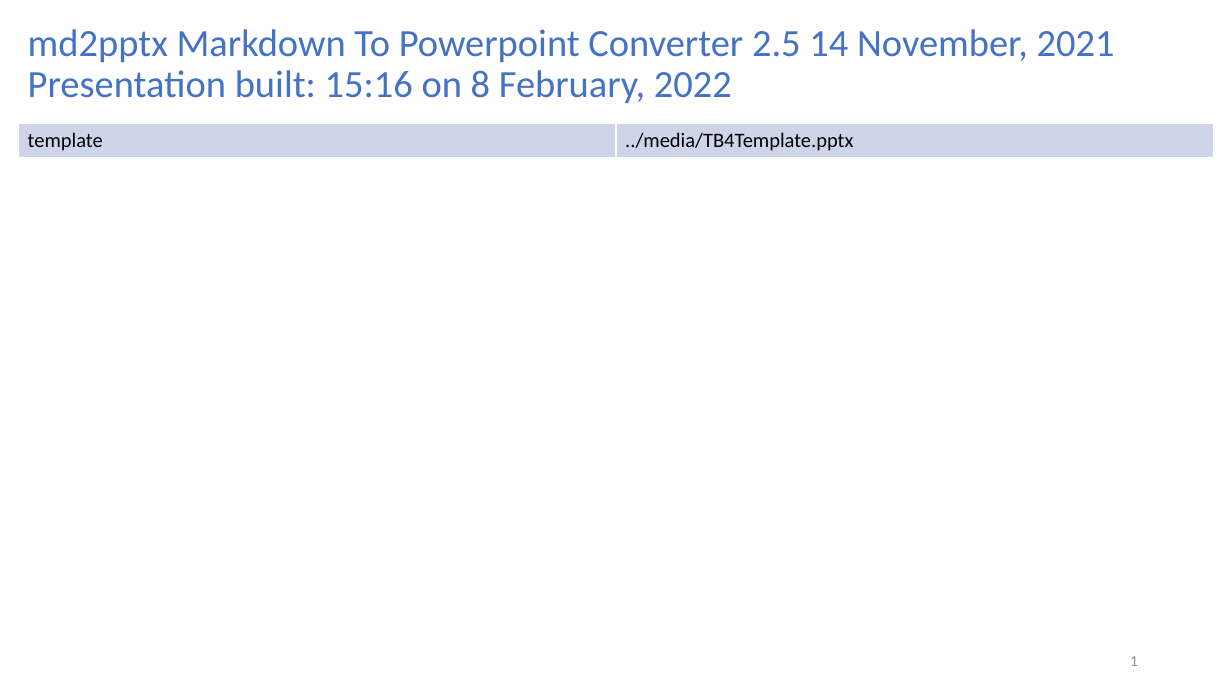
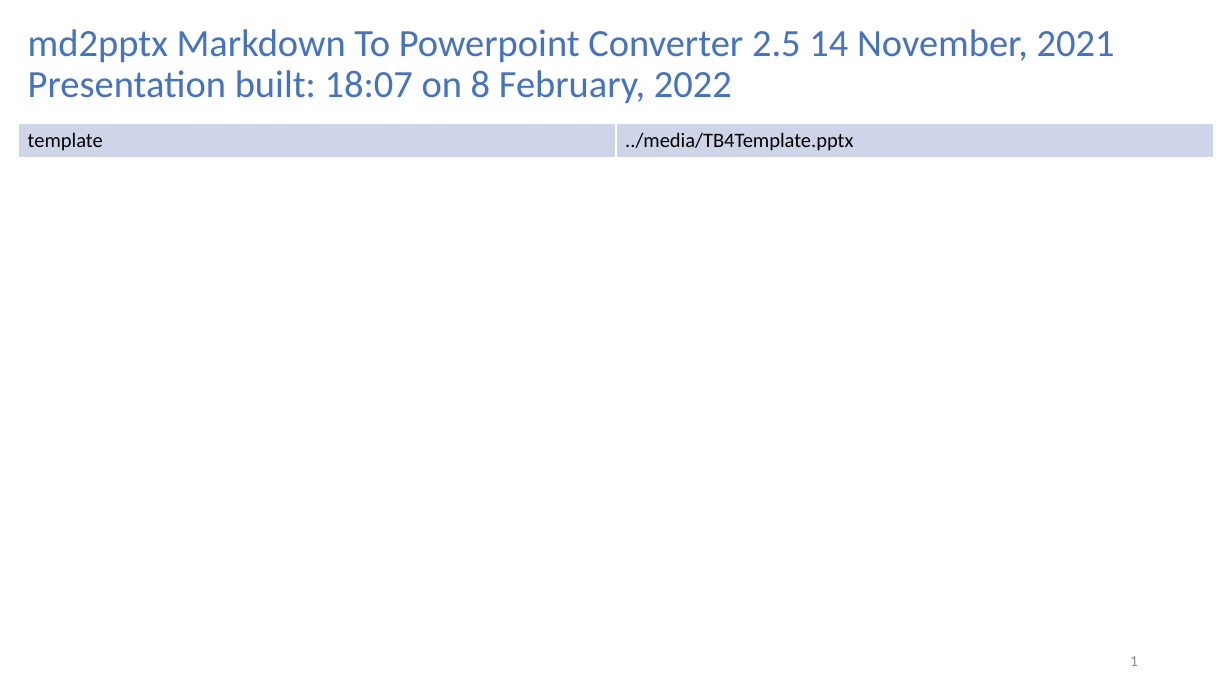
Before and after one commit to turtlebot/TurtleBot4Lessons, a slide deck: slide 1 of tutorials/Tutorial-InstallingTheTurtlebotSimulator.ppt. Drawn at 1232x693 pixels with LibreOffice and Linux fonts; fonts in the diff are those of the drawing. Boxes give left, top, right and bottom in pixels: in the first picture for what was removed or moved away, otherwise in the second. Text is boxed around its words. In the diff, an @@ line names an element or a change of style, - is before the commit and + after.

```diff
--- a/tutorials/Tutorial-InstallingTheTurtlebotSimulator.ppt
+++ b/tutorials/Tutorial-InstallingTheTurtlebotSimulator.ppt
@@ title at (x1=28, y1=29, x2=1115, y2=103): text changed @@
-md2pptx Markdown To Powerpoint Converter 2.5 14 November, 2021
-Presentation built: 15:16 on 8 February, 2022
+md2pptx Markdown To Powerpoint Converter 2.5 14 November, 2021
+Presentation built: 18:07 on 8 February, 2022
```
Also in this commit, not shown: 3 other files.
